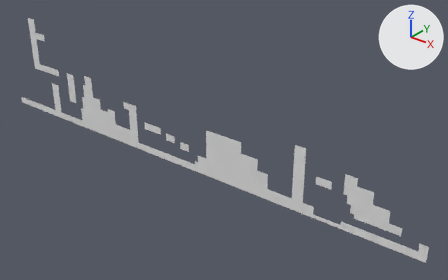
The OBJ model Assets/Tiled2Unity/Meshes/learning_mechanics.obj as it was, and as the next commit left it.
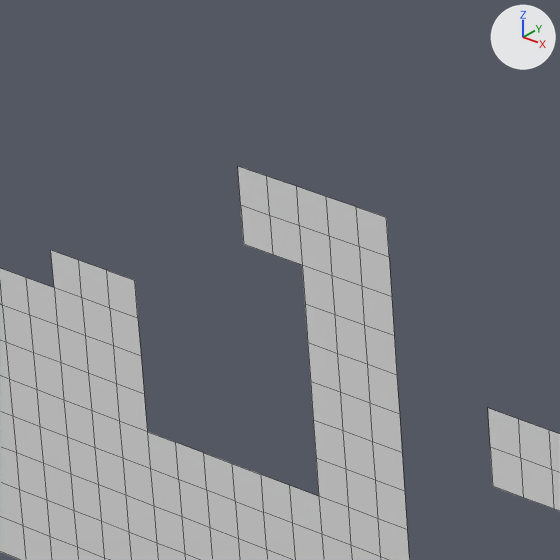
There are two pictures of each version: one whole from a 50 mm camera at (10.44, -34.36, 15.56) aimed at (-18.46, 1.76, -6.84), one close up on the part from 23% to 34% of the width and 31% to 48% of the height. The lights are fixed; the arrows at upper right show +X, +Y and +Z. The close-ups show mesh edges as thin lines. Where no turn or scale is listed for an object, it has been applied to the vertices.

Objects in the first close-up: 'learning_mechanics'.
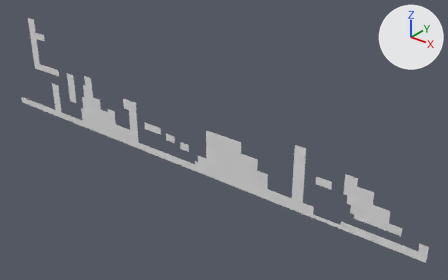
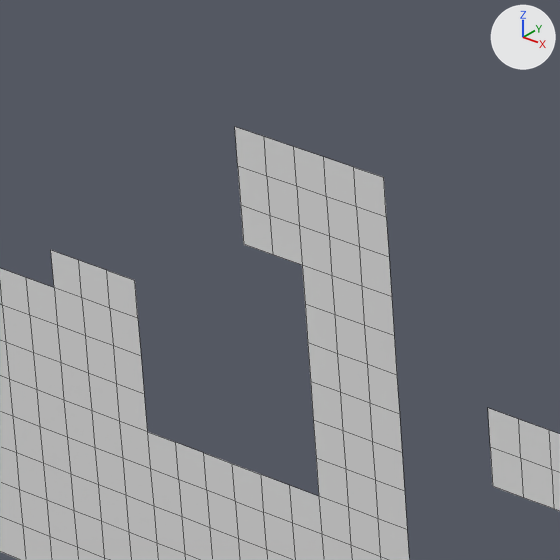
The change in detail:
me_learning_mechanics has 1249 vertices, 945 faces and spans x -44.5..0.0, y 0.0, z -9.6..0.0.
me_learning_mechanics is used by ob_learning_mechanics; location (0.0, 0.0, 0.0).
Verts and faces of me_learning_mechanics; kept vertices keep their numbers, new ones are numbered from 1249.
Before the commit, vertices of me_learning_mechanics: 204 (-27.2, 0.0, -5.4) at pixel (356, 206), 205 (-26.9, 0.0, -5.4) at pixel (386, 217), 207 (-27.5, 0.0, -5.4) at pixel (326, 196), 209 (-27.8, 0.0, -5.4) at pixel (296, 186), 211 (-28.2, 0.0, -5.4) at pixel (266, 176).
Before the commit, vertices of me_learning_mechanics: 213 (-28.5, 0.0, -5.4) at pixel (237, 166).
Part 1, on me_learning_mechanics:
New vertices 1249 to 1254 stand at vertices 204, 205, 207, 209, 211, 213, in that order, plus (0.0, 0.0, 0.3).
New faces: (204, 1249, 1250, 205), (204, 207, 1251, 1249), (207, 209, 1252, 1251), (209, 211, 1253, 1252), (211, 213, 1254, 1253).

Pixel boxes [x1, y1, x2, y2] of what changed, in the close-ups (560 x 560 px):
'learning_mechanics', reshaped
    before: [0, 166, 560, 560]
    after: [0, 127, 560, 560]
part 1 of me_learning_mechanics, added
    after: [235, 127, 386, 217]
